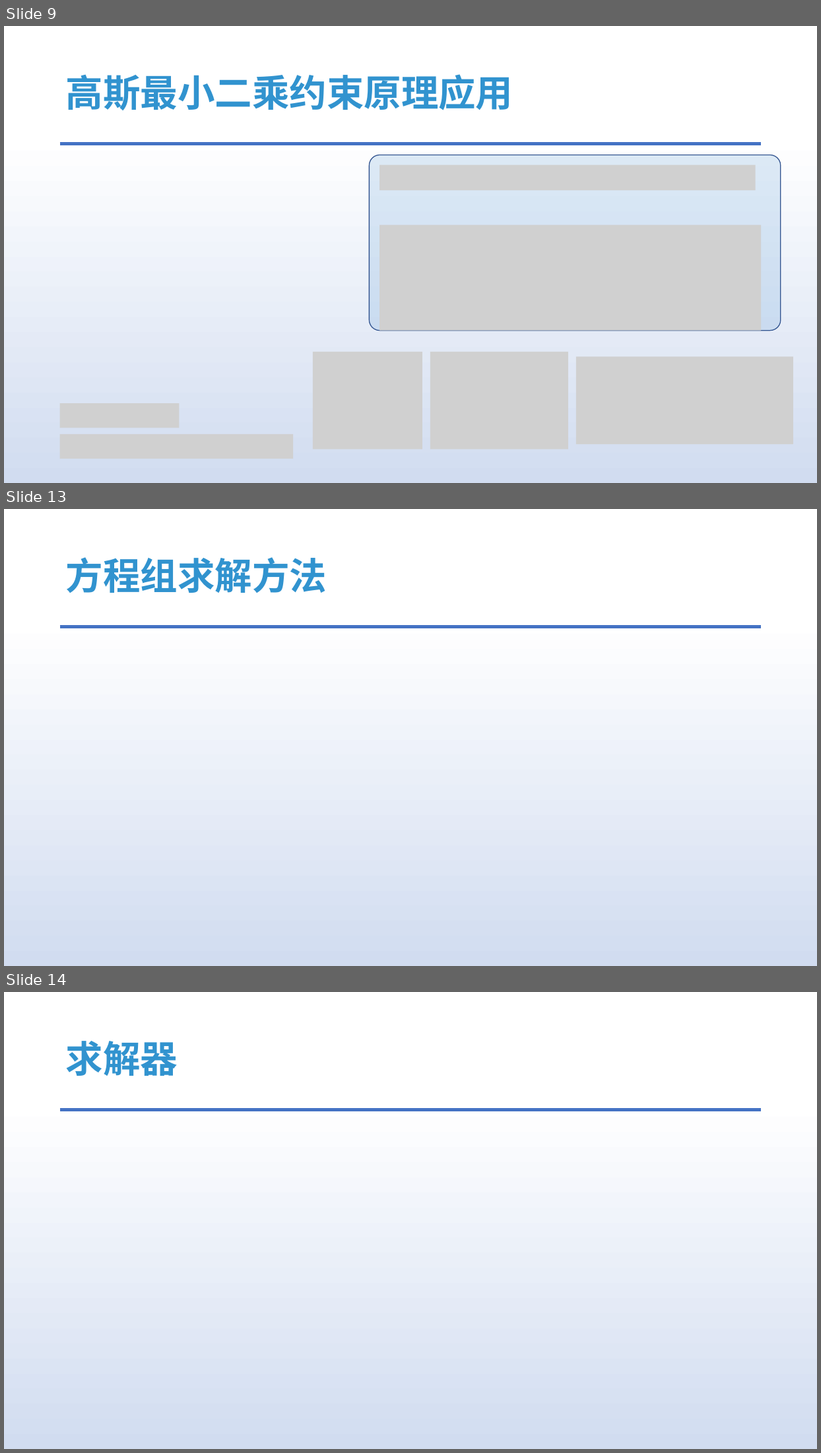
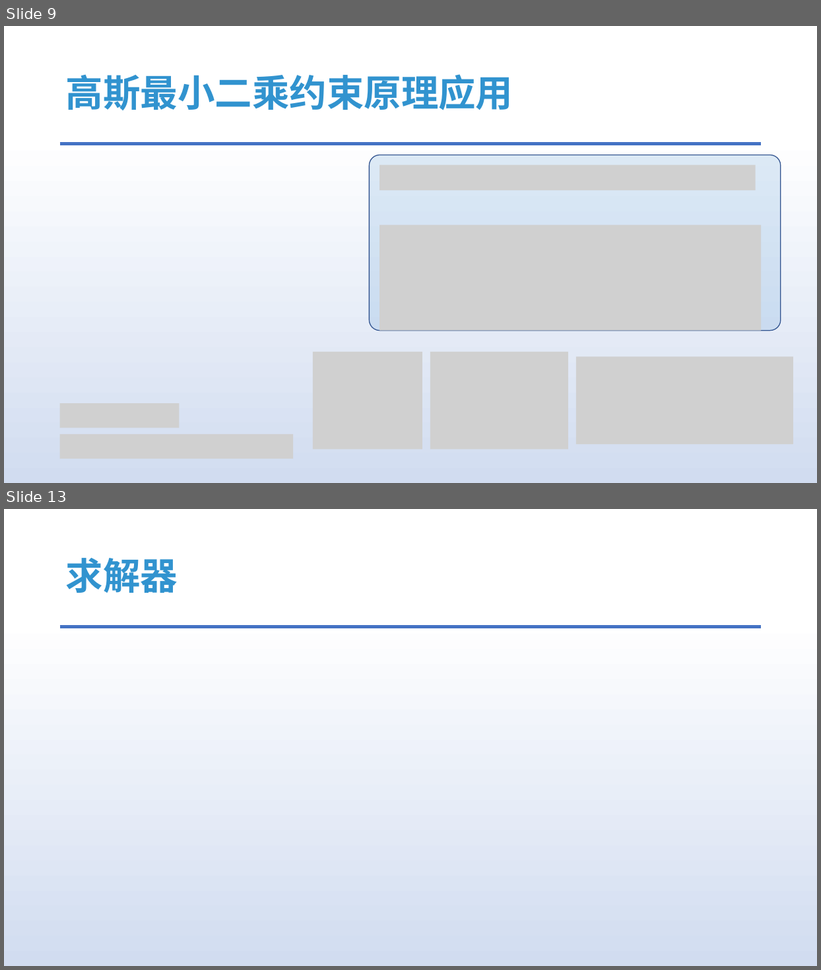
Before and after one commit to answerear/UnityFluid, a slide deck: doc/流体模拟入门分享-Part II.pptx. Shown one above the other, each under a label of ours: slides 9, 13 and 14 before the commit, slides 9 and 13 after it; the slides between them are not shown. The pictures are 821x1453 and 821x970 pixels, drawn with LibreOffice and Linux fonts; fonts in the diff are those of the drawing; grey boxes stand for pictures. Boxes give left, top, right and bottom in pixels: in the first picture for what was removed or moved away, otherwise in the second. Text is boxed around its words. In the diff, an @@ line names an element or a change of style, - is before the commit and + after.

```diff
--- a/doc/流体模拟入门分享-Part II.pptx
+++ b/doc/流体模拟入门分享-Part II.pptx
@@ slide 13 removed at <box>4,509,817,966</box>, background gradient #FFFFFF to #D1DCF0 to #DAE3F3 to #ABC0E4 to #BECEEA to #C7D5ED; not listed: 1 template element that a slide beside it also shows @@
@@ title removed at <box>66,557,327,593</box> @@
-方程组求解方法
@@ what was slide 14 is now slide 13 @@
```
Also in this commit, not shown: 9 slides changed, 1 other slide removed.
